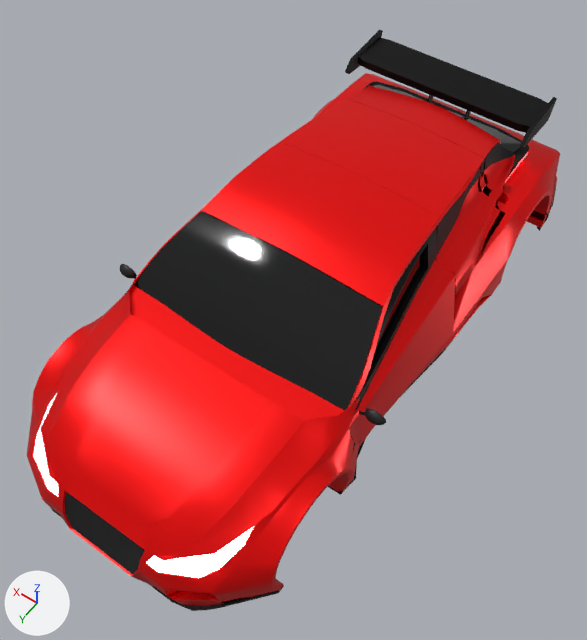
What one commit did to the OBJ model assets/cars/model.obj.
Camera for both pictures: a camera (50 mm lens) standing at (-1.78, 2.79, 3.84) and looking at (-0.02, 0.32, -0.04). Every picture has the same lights, and +X, +Y and +Z are marked at lower left. Where no turn or scale is listed for an object, it has been applied to the vertices.
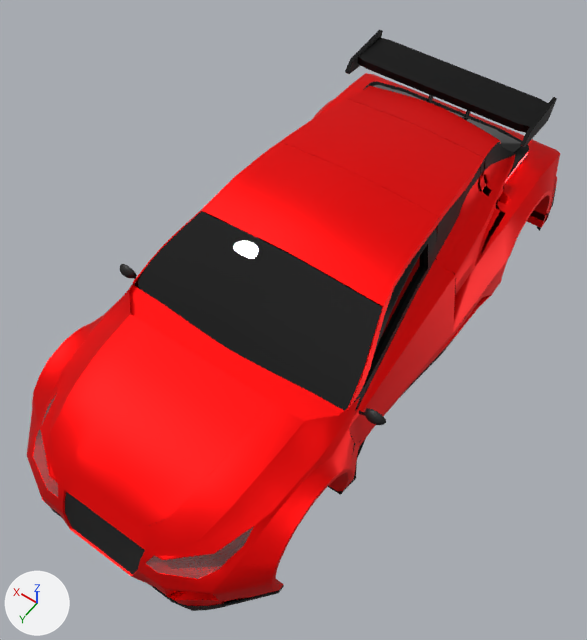
The edits, one by one:
In material 'м1' (mat_м1), roughness goes from 0.345 to 0.5.
In material 'Material.005' (mat_material_005), roughness goes from 0.0513 to 0.0.
In material 'gl' (mat_gl), emission_strength is no longer 4.3.

What differs and where, as boxes [x1, y1, x2, y2] in the pictures (587 x 640 px):
'Plane.002', surface changed: [27, 284, 359, 606] in both
'Plane.003', surface changed: [161, 86, 483, 410] in both
'Plane.007', surface changed (grey to black): [134, 211, 382, 411] in both
'Plane.005', surface changed: [77, 339, 273, 524] in both
'Cube_Cube.001', surface changed: [314, 73, 560, 331] in both
'Plane.006', surface changed: [130, 285, 344, 421] in both
'Plane', surface changed: [223, 221, 456, 443] in both
'Plane.020_Plane.026', surface changed (white to brown): [33, 395, 254, 579] in both
'Plane.001', surface changed: [231, 225, 508, 482] in both
